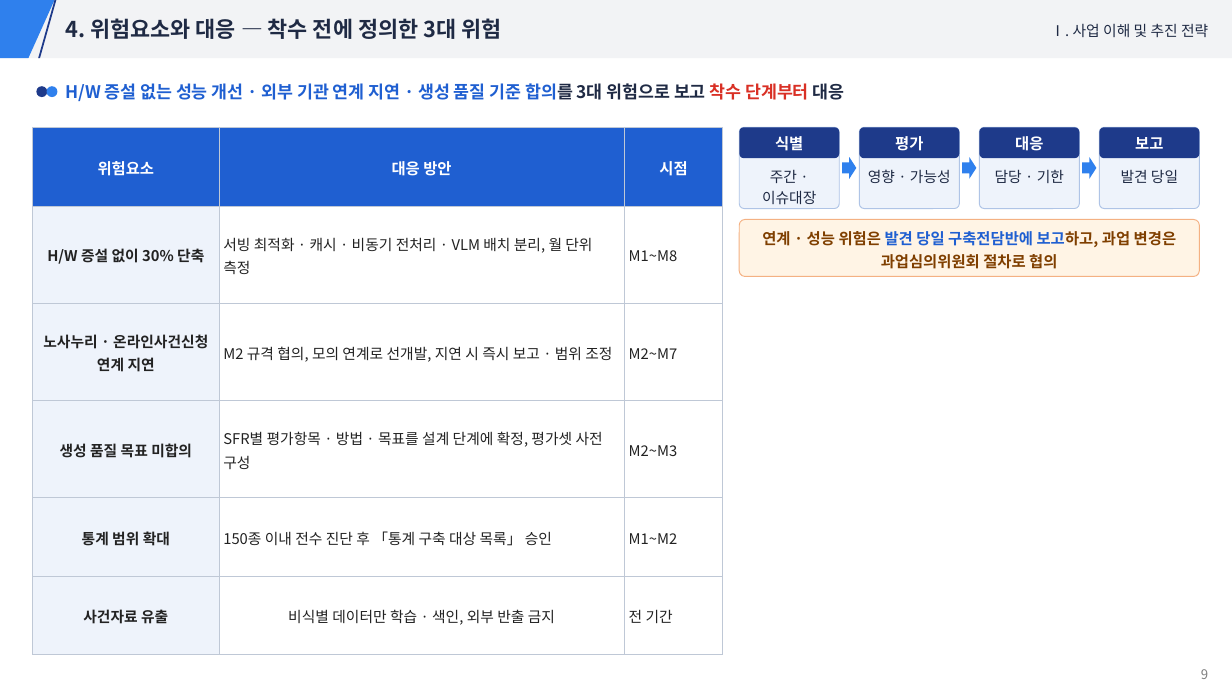
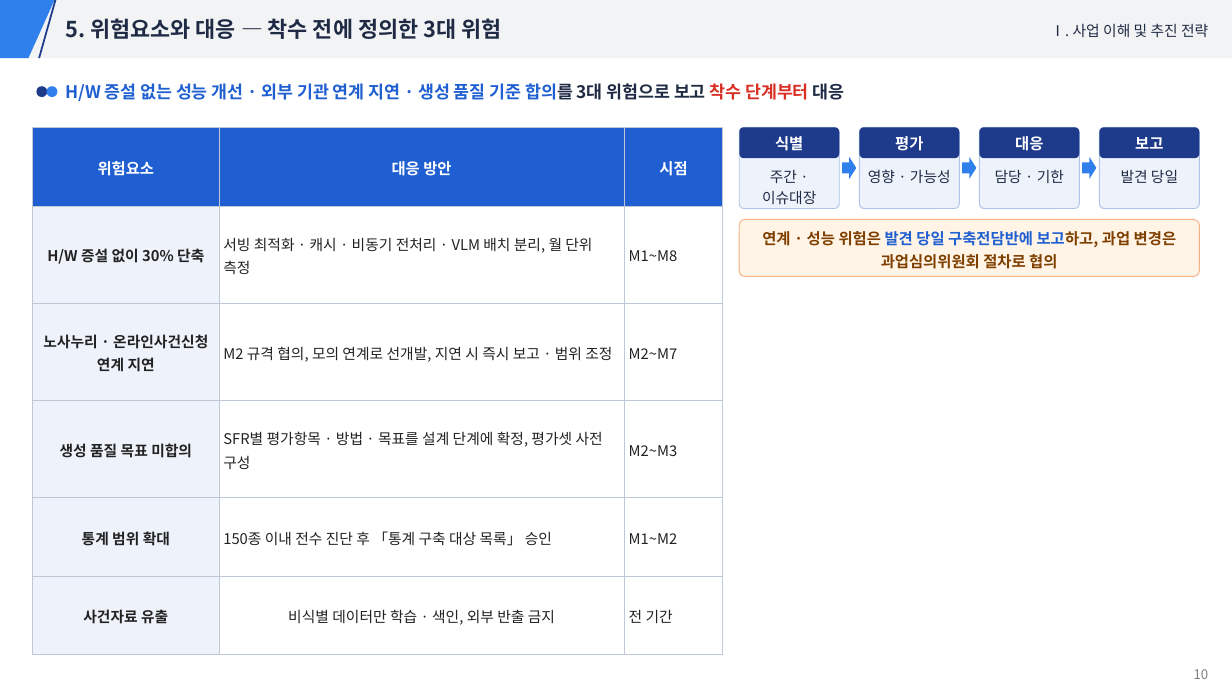
Before and after one commit to hwangsteeve-tech/hbjw, a slide deck: slide 10 of proposals/2026-11_nlrc-ai-labor-commission/nlrc_발표자료.pptx (slide 9 before the commit). Drawn at 1232x693 pixels with LibreOffice and Linux fonts; fonts in the diff are those of the drawing. Boxes give left, top, right and bottom in pixels: in the first picture for what was removed or moved away, otherwise in the second. Text is boxed around its words. In the diff, an @@ line names an element or a change of style, - is before the commit and + after.

```diff
--- a/proposals/2026-11_nlrc-ai-labor-commission/nlrc_발표자료.pptx
+++ b/proposals/2026-11_nlrc-ai-labor-commission/nlrc_발표자료.pptx
@@ text at (65,18,502,39): text changed @@
-4. 위험요소와 대응 — 착수 전에 정의한 3대 위험
+5. 위험요소와 대응 — 착수 전에 정의한 3대 위험
@@ text at (1194,669,1209,679): text changed @@
-9
+10
```
Also in this commit, not shown: 21 other slides changed, 1 slide added, 7 other files.
